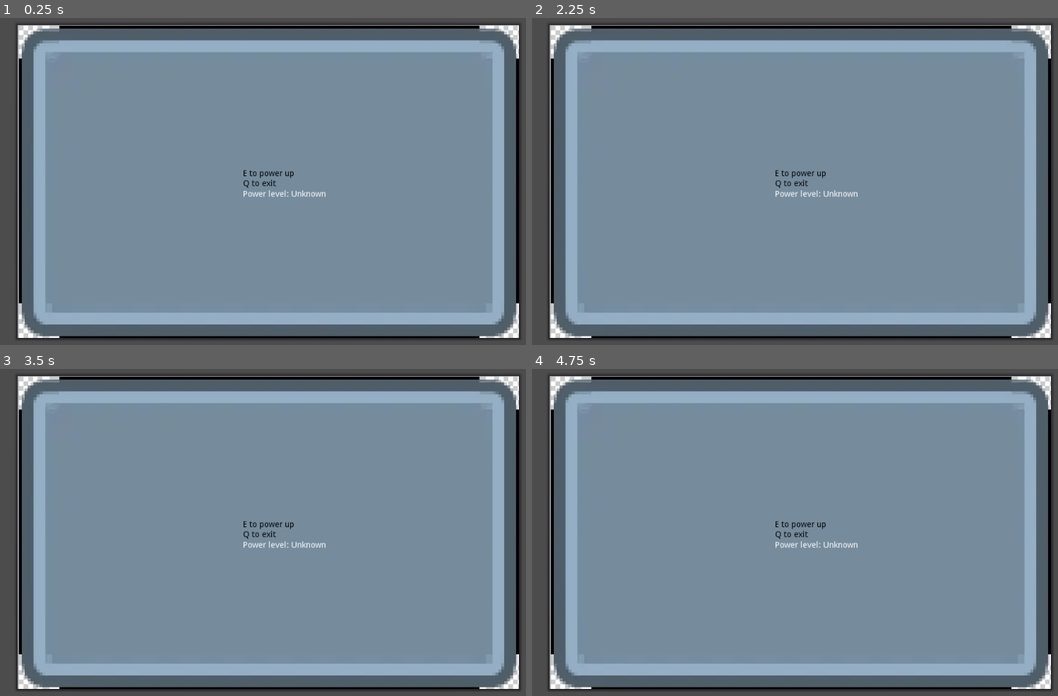
Above: before the commit, frames 1-4 (two rows, left to right).
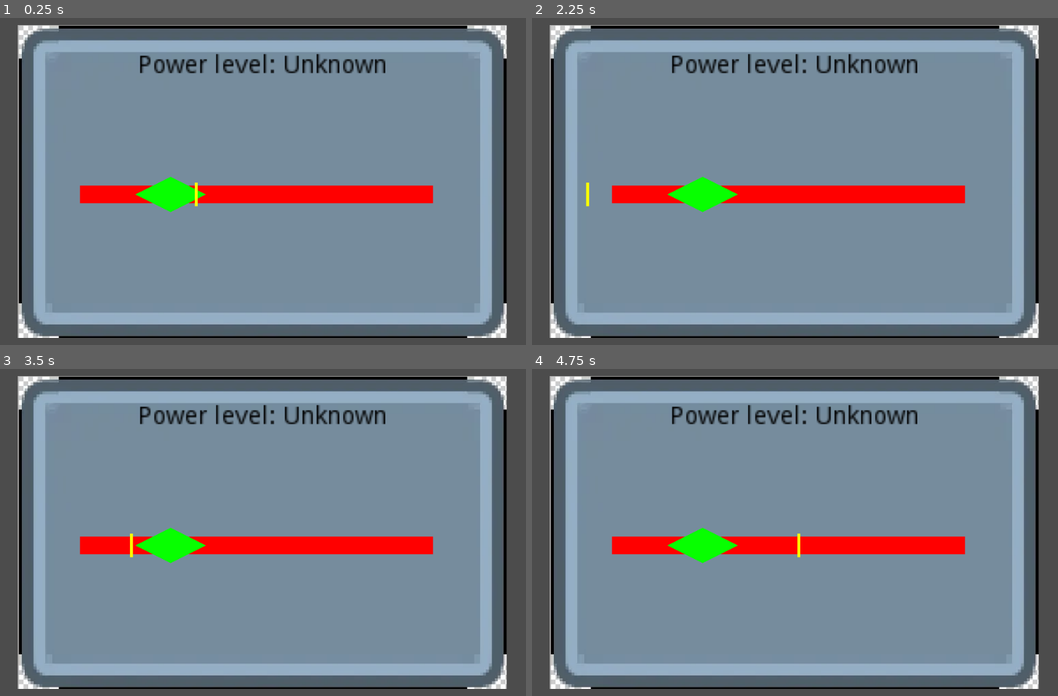
Above: after the commit, the same moments.

Repository: feyrkh/game-jam
Game: Godot game, scene res://props/powerStation/PowerStationControlPanel.tscn
Same seed, same stepped clock (60 frames per second), same inputs: the game is played once before the commit and once after it. This scene is started directly instead of the project's main scene.
Inputs:
- Up to frame 1 (0.25 s): no input
- Up to frame 2 (2.25 s): tap Enter (ui_accept) at 0.5, 0.77, 1.25, 1.52, 2 s; hold Right (ui_right) 0.53-1.28 s; hold Down (ui_down) 1.28-2.03 s; hold Right (ui_right) from 2.03 s (still down)
- Up to frame 3 (3.5 s): tap Enter (ui_accept) at 2.75, 3.02 s; release Right (ui_right) at 2.78 s; hold Up (ui_up) from 2.78 s (still down)
- Up to frame 4 (4.75 s): tap Enter (ui_accept) at 3.5, 3.77, 4.25, 4.52 s; release Up (ui_up) at 3.53 s; hold Left (ui_left) from 3.53 s (still down)

The runs differ from the first frame. In frame 1, 13% of the frame differs, in the area x 3-99%, y 1-99%; in frame 2, 13%; in frame 3, 13%; in frame 4, 13%.

Commit message:
Very rough prototype of a timing game

Diff:
--- a/01_space_horror/levels/demo/MachineInteractionDemo.tscn
+++ b/01_space_horror/levels/demo/MachineInteractionDemo.tscn
@@ -1,10 +1,11 @@
-[gd_scene load_steps=6 format=2]
+[gd_scene load_steps=7 format=2]
 
 [ext_resource path="res://levels/StationTileset.tres" type="TileSet" id=1]
 [ext_resource path="res://player/Player.tscn" type="PackedScene" id=2]
 [ext_resource path="res://props/powerStation/PowerStation.tscn" type="PackedScene" id=3]
 [ext_resource path="res://camera/MixedModeCamera.tscn" type="PackedScene" id=4]
 [ext_resource path="res://camera/FixedCameraArea.tscn" type="PackedScene" id=5]
+[ext_resource path="res://levels/main/left_exit_room.tscn" type="PackedScene" id=6]
 
 [node name="Main" type="Node2D"]
 __meta__ = {
@@ -24,6 +25,9 @@
 targetPath = NodePath("../TileMap/YSort/Player")
 following = true
 
+[node name="stargazing2" parent="." instance=ExtResource( 6 )]
+position = Vector2( 495.321, 76.6603 )
+
 [node name="TileMap" type="TileMap" parent="."]
 position = Vector2( 370.205, 0 )
 tile_set = ExtResource( 1 )
@@ -34,7 +38,7 @@
 [node name="YSort" type="YSort" parent="TileMap"]
 
 [node name="Player" parent="TileMap/YSort" instance=ExtResource( 2 )]
-position = Vector2( 48.5466, 106.247 )
+position = Vector2( 61.9815, 93.5192 )
 speed = 80
 
 [node name="PowerStation2" parent="TileMap/YSort" instance=ExtResource( 3 )]
--- a/01_space_horror/project.godot
+++ b/01_space_horror/project.godot
@@ -19,7 +19,7 @@
 "language": "GDScript",
 "path": "res://camera/MixedModeCamera.gd"
 }, {
-"base": "PopupPanel",
+"base": "Node2D",
 "class": "PowerStationControlPanel",
 "language": "GDScript",
 "path": "res://props/powerStation/PowerStationControlPanel.gd"
--- a/01_space_horror/props/powerStation/PowerStationControlPanel.gd
+++ b/01_space_horror/props/powerStation/PowerStationControlPanel.gd
@@ -1,4 +1,4 @@
-extends PopupPanel
+extends Node2D
 
 class_name PowerStationControlPanel
 
@@ -11,10 +11,6 @@
 func _ready():
 	emit_signal("controlPanelOpened")
 	set_process_input(true)
-	popup_centered()
-	print_debug("Popup centered at: ", self.rect_global_position)
-	print_debug("Popup visible: ", self.visible)
-	print_debug("Popup position: ", self.rect_position)
 
 func _unhandled_key_input(event):
 	if event.is_action_pressed("ui_accept"):
--- a/01_space_horror/props/powerStation/PowerStationControlPanel.tscn
+++ b/01_space_horror/props/powerStation/PowerStationControlPanel.tscn
@@ -1,27 +1,23 @@
-[gd_scene load_steps=3 format=2]
+[gd_scene load_steps=5 format=2]
 
 [ext_resource path="res://props/powerStation/panel9patch.png" type="Texture" id=1]
 [ext_resource path="res://props/powerStation/PowerStationControlPanel.gd" type="Script" id=2]
+[ext_resource path="res://props/powerStation/minigame/SimpleLineGame.gd" type="Script" id=3]
 
-[node name="PowerStationControlPanel" type="PopupPanel"]
-anchor_right = 1.0
-anchor_bottom = 1.0
-margin_left = 50.0
-margin_top = 50.0
-margin_right = -50.0
-margin_bottom = -50.0
-rect_min_size = Vector2( 240, 180 )
-popup_exclusive = true
+[sub_resource type="Curve" id=1]
+_data = [ Vector2( 0, 0 ), 0.0, 0.0, 0, 0, Vector2( 0.492462, 1 ), 0.0, 0.0, 0, 0, Vector2( 1, 0 ), 0.0, 0.0, 0, 0 ]
+
+[node name="PowerStationControlPanel" type="Node2D"]
 script = ExtResource( 2 )
 __meta__ = {
-"_edit_use_anchors_": false
+"_edit_lock_": true
 }
 
 [node name="Background" type="NinePatchRect" parent="."]
-margin_left = 4.0
-margin_top = 4.0
-margin_right = 856.0
-margin_bottom = 536.0
+margin_left = 54.0
+margin_top = 54.0
+margin_right = 885.0
+margin_bottom = 586.0
 texture = ExtResource( 1 )
 region_rect = Rect2( 14, 15, 412, 209 )
 patch_margin_left = 47
@@ -30,35 +26,46 @@
 patch_margin_bottom = 44
 __meta__ = {
 "_edit_lock_": true,
-"_edit_use_anchors_": false
+"_edit_use_anchors_": true
 }
 
-[node name="CenterContainer" type="CenterContainer" parent="Background"]
-anchor_left = 0.5
-anchor_top = 0.5
-anchor_right = 0.5
-anchor_bottom = 0.5
-margin_left = -43.5
-margin_top = -20.0
-margin_right = 43.5
-margin_bottom = 20.0
+[node name="PowerLabel" type="Label" parent="."]
+margin_left = 103.0
+margin_top = 103.0
+margin_right = 349.0
+margin_bottom = 118.0
+rect_scale = Vector2( 3, 3 )
+custom_colors/font_color = Color( 0, 0, 0, 1 )
+text = "Power level: Unknown"
+align = 1
+valign = 1
 __meta__ = {
-"_edit_use_anchors_": false
+"_edit_lock_": true,
+"_edit_use_anchors_": true
 }
 
-[node name="VBoxContainer" type="VBoxContainer" parent="Background/CenterContainer"]
-margin_right = 141.0
-margin_bottom = 49.0
+[node name="Minigame" type="Node2D" parent="."]
+position = Vector2( 115.996, 155.144 )
+__meta__ = {
+"_edit_lock_": true
+}
 
-[node name="Instructions" type="Label" parent="Background/CenterContainer/VBoxContainer"]
-margin_right = 141.0
-margin_bottom = 31.0
-custom_colors/font_color = Color( 0, 0, 0, 1 )
-text = "E to power up
-Q to exit"
+[node name="SimpleLineGame" type="Node2D" parent="Minigame"]
+script = ExtResource( 3 )
 
-[node name="PowerLabel" type="Label" parent="Background/CenterContainer/VBoxContainer"]
-margin_top = 35.0
-margin_right = 141.0
-margin_bottom = 49.0
-text = "Power level: Unknown"
+[node name="DangerLine" type="Line2D" parent="Minigame/SimpleLineGame"]
+position = Vector2( 343.637, 187.043 )
+points = PoolVector2Array( -300, 0, 300, 0 )
+width = 30.0
+default_color = Color( 1, 0, 0, 1 )
+
+[node name="SuccessLine" type="Line2D" parent="Minigame/SimpleLineGame/DangerLine"]
+points = PoolVector2Array( -60, 0, 0, 0, 60, 0 )
+width = 60.0
+width_curve = SubResource( 1 )
+default_color = Color( 0.0313726, 1, 0, 1 )
+
+[node name="Marker" type="Line2D" parent="Minigame/SimpleLineGame/DangerLine"]
+points = PoolVector2Array( 0, -20, 0, 20 )
+width = 5.0
+default_color = Color( 0.992157, 1, 0, 1 )
--- /dev/null
+++ b/01_space_horror/props/powerStation/minigame/SimpleLineGame.gd
@@ -0,0 +1,45 @@
+extends Node2D
+
+var markerPixelsPerSec
+var successLineStart
+var successLineEnd
+var markerX
+var markerResetStyleBounce
+var markerDirection
+
+onready var dangerLine:Line2D = $DangerLine
+onready var successLine:Line2D = $DangerLine/SuccessLine
+onready var marker:Line2D = $DangerLine/Marker
+
+# Called when the node enters the scene tree for the first time.
+func _ready():
+	randomize()
+	setupGame(0)
+
+func _process(delta):
+	var newMarkerX = marker.points[0].x + (markerDirection * markerPixelsPerSec * delta)
+	newMarkerX = max(dangerLine.points[0].x, newMarkerX)
+	newMarkerX = min(dangerLine.points[-1].x, newMarkerX)
+	print_debug("newMarkerX: ", newMarkerX)
+	marker.points[0].x = newMarkerX
+	marker.points[1].x = newMarkerX
+	if newMarkerX == dangerLine.points[0].x: markerDirection = 1
+	if newMarkerX == dangerLine.points[1].x: markerDirection = -1
+
+func setupGame(powerLevel:int):
+	marker.position.x = rand_range(dangerLine.points[0].x, dangerLine.points[-1].x)
+	var successLineWidth = 60 - 15*powerLevel
+	var maxSuccessLinePosition = dangerLine.points[-1].x - successLineWidth
+	var successLineOffset = rand_range(-maxSuccessLinePosition, maxSuccessLinePosition)
+	successLine.points[1].x = successLineOffset
+	successLine.points[0].x = successLineOffset-successLineWidth
+	successLine.points[2].x = successLineOffset+successLineWidth
+	markerPixelsPerSec = rand_range(200, 400) + 30 * powerLevel
+	markerDirection = randi() % 2
+	if markerDirection == 0: markerDirection = -1
+
+
+
+# Called every frame. 'delta' is the elapsed time since the previous frame.
+#func _process(delta):
+#	pass
